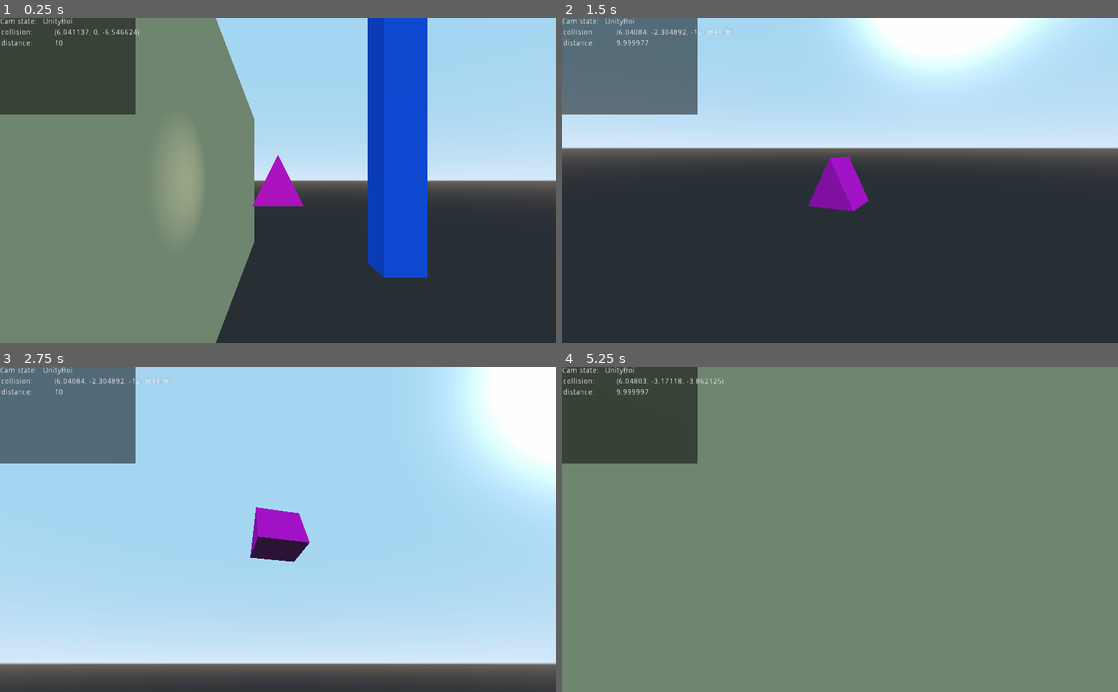
Above: before the commit, frames 1-4 (two rows, left to right).
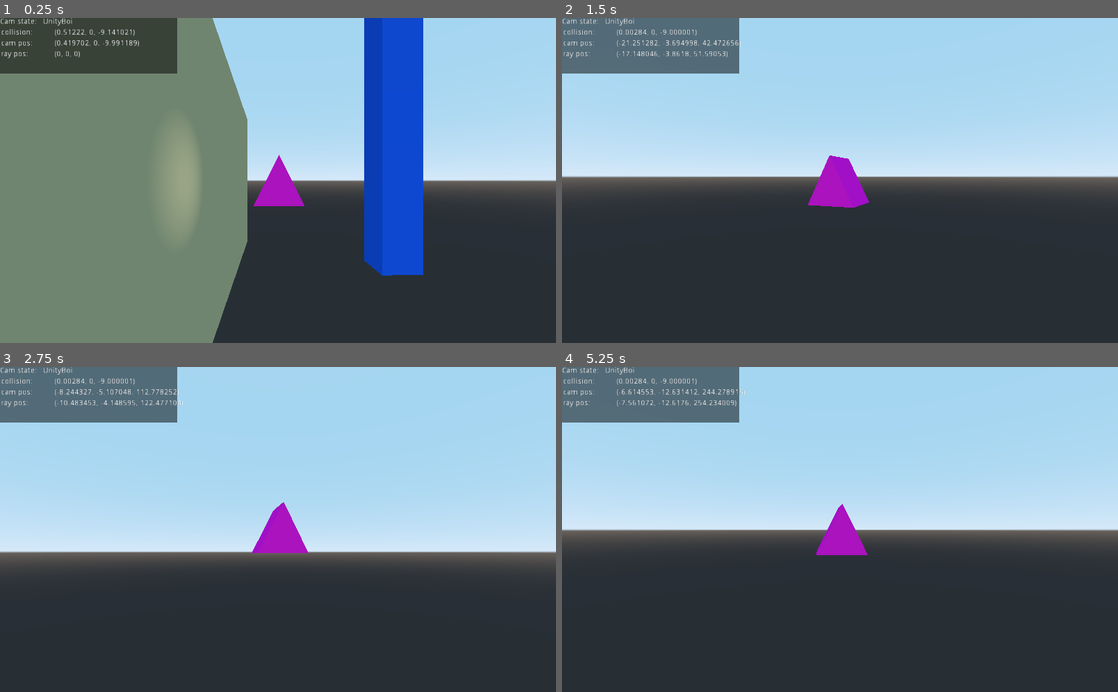
Above: after the commit, the same moments.

Repository: niklas-berg/Camera-State-Machine
Game: Godot game, scene res://Try hard.tscn
The game is run twice, just before and just after one commit, with the same random seed, the same clock (stepped at 60 frames per second) and the same inputs.
Inputs (mouse positions are in pixels of both pictures, inside the frame that each line leads up to):
- Up to frame 1 (0.25 s): no input
- Up to frame 2 (1.5 s): move the mouse to (867, 180) at 0.52 s; hold Shift (crouch) 0.53-1.28 s; hold Up (ui_up) from 0.53 s (still down); tap Space (jump) at 0.77 s; tap Enter at 1.25 s; move the mouse to (812, 180) at 1.27 s; tap Shift (crouch) at 1.35 s
- Up to frame 3 (2.75 s): keep holding Up (ui_up); tap Space (jump) at 1.52, 2 s; move the mouse to (289, 523) at 2.02 s; hold Shift (crouch) from 2.03 s (still down)
- Up to frame 4 (5.25 s): keep holding Up (ui_up); tap Enter at 2.75 s; move the mouse to (834, 536) at 2.77 s; release Shift (crouch) at 2.78 s; tap Shift (crouch) at 2.85, 4.35 s; tap Space (jump) at 3.02, 3.77, 4.25, 4.52 s; move the mouse to (878, 532) at 3.52 s; hold Shift (crouch) 3.53-4.28 s; move the mouse to (795, 526) at 4.27 s; move the mouse to (845, 529) at 5.02 s; hold Shift (crouch) from 5.03 s (still down)

The runs differ from the first frame. In frame 1, 7.2% of the frame differs, in the area x 0-77%, y 0-100%; in frame 2, 24%; in frame 3, 58%; in frame 4, 100%, in the area x 0-100%, y 0-100%.

Commit message:
Raycast collision detection seems to be in order

Diff:
--- a/Try hard.tscn
+++ b/Try hard.tscn
@@ -298,8 +298,8 @@
 
 [node name="UnityBoi" type="Node" parent="KinematicBody/Camera/States"]
 script = ExtResource( 9 )
-mouseSens = 4.0
-damp = 25.0
+mouseSens = 0.5
+damp = 15.0
 
 [node name="OmniLight" type="OmniLight" parent="."]
 layers = 1
@@ -322,7 +322,7 @@
 omni_shadow_detail = 1
 
 [node name="A" type="MeshInstance" parent="."]
-transform = Transform( 1, 0, 0, 0, 6.8, 0, 0, 0, 1, -5.89154, 2.31506, 1.68703 )
+transform = Transform( 1, 0, 0, 0, 6.8, 0, 0, 0, 1, -5.91625, 2.33723, 1.70075 )
 layers = 1
 material_override = null
 cast_shadow = 1
@@ -350,7 +350,7 @@
 [node name="CollisionShape" type="CollisionShape" parent="A/StaticBody"]
 shape = SubResource( 4 )
 disabled = false
-_sections_unfolded = [ "Transform" ]
+_sections_unfolded = [ "Transform", "Visibility" ]
 
 [node name="B" type="MeshInstance" parent="."]
 transform = Transform( 1, 0, 0, 0, 10.46, 0, 0, 0, 30, 5, 0, 0 )
@@ -390,8 +390,8 @@
 anchor_top = 0.0
 anchor_right = 0.0
 anchor_bottom = 0.0
-margin_right = 249.0
-margin_bottom = 178.0
+margin_right = 327.0
+margin_bottom = 103.0
 rect_pivot_offset = Vector2( 0, 0 )
 rect_clip_content = false
 mouse_filter = 0
--- a/UnityBoi.gd
+++ b/UnityBoi.gd
@@ -17,9 +17,11 @@
 
 func enter():
 	ray = RayCast.new()
-	camera.add_child(ray)
+	target.add_child(ray)
+#	camera.add_child(ray)
 #	$"/root/Node/KinematicBody".add_child(ray)
 	ray.enabled = true
+	ray.set_collision_mask_bit(0, true)
 
 	previousRotation = Quat(camera.global_transform.basis)
 	offset = camera.global_transform.origin - target.global_transform.origin
@@ -65,9 +67,11 @@
 func debug():
 	write_label("Key1", "collision: ")
 	write_label("Value1", str(hit))
-	write_label("Key2", "distance:")
-	write_label("Value2", str(get_node("/root/Node/KinematicBody/Camera").get_global_transform().origin.distance_to(target.global_transform.origin)))
-#	globals.write_label("Key3", "vel:")
-#	globals.write_label("Value3", str(vel))
+#	write_label("Key2", "distance:")
+#	write_label("Value2", str(get_node("/root/Node/KinematicBody/Camera").get_global_transform().origin.distance_to(target.global_transform.origin)))
+	write_label("Key2", "cam pos:")
+	write_label("Value2", str(camera.global_transform.origin))
+	write_label("Key3", "ray pos:")
+	write_label("Value3", str(ray.global_transform.origin))
 
 #	Line.new()
--- a/project.godot
+++ b/project.godot
@@ -15,7 +15,7 @@
 
 [application]
 
-config/name="Screaming Chinese Camera"
+config/name="Camera Tryouts"
 run/main_scene="res://Try hard.tscn"
 config/icon="res://icon.png"
 
